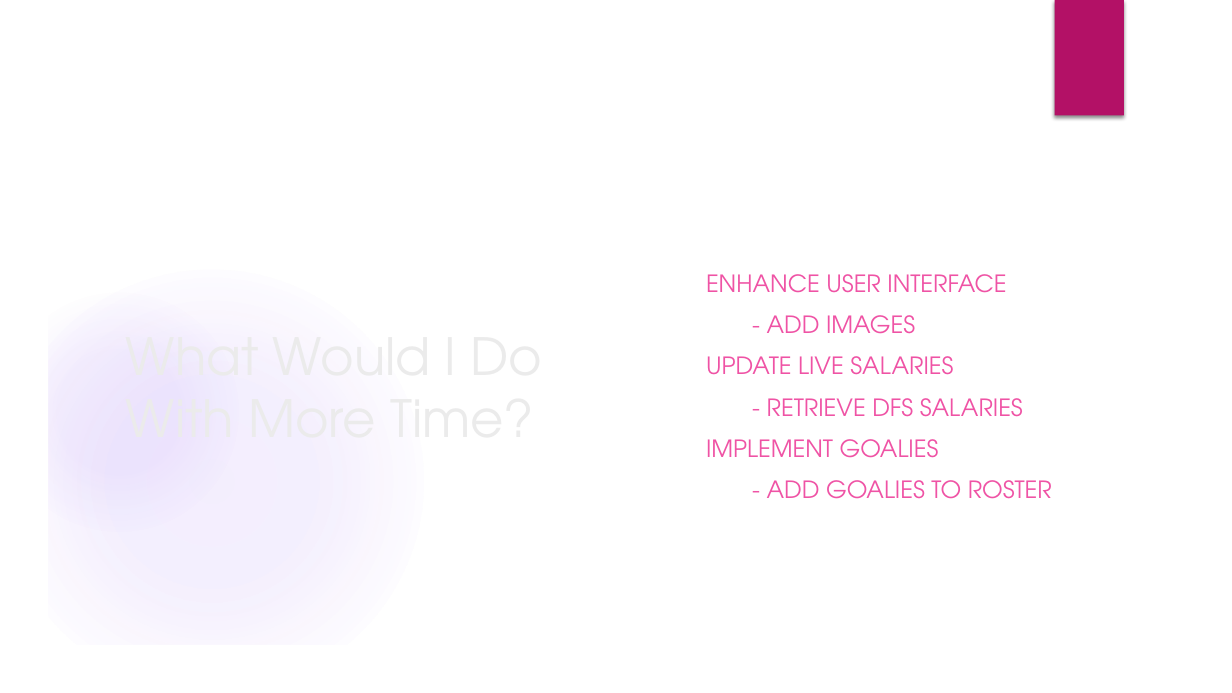
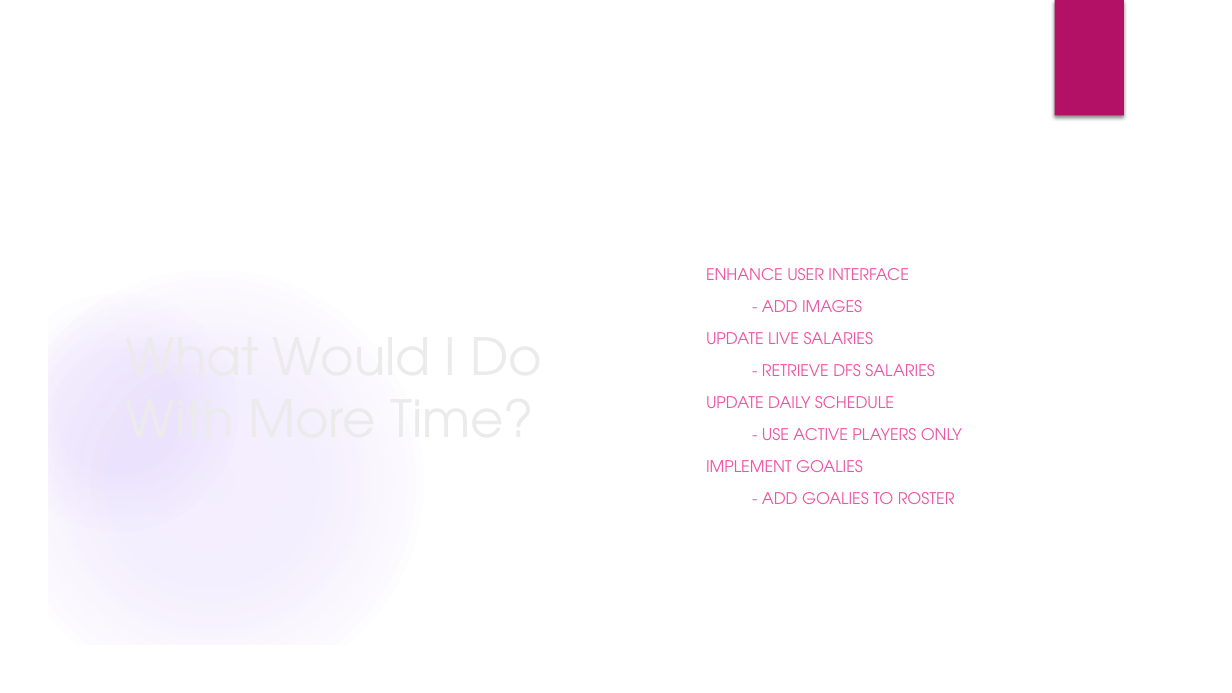
Before and after one commit to blairjdaniel/NHL_points_projection, a slide deck: slide 6 of files/powerpoint/nhl_recommender.pptx. Drawn at 1232x693 pixels with LibreOffice and Linux fonts; fonts in the diff are those of the drawing; background and template pictures are left out. Boxes give left, top, right and bottom in pixels: in the first picture for what was removed or moved away, otherwise in the second. Text is boxed around its words. In the diff, an @@ line names an element or a change of style, - is before the commit and + after.

```diff
--- a/files/powerpoint/nhl_recommender.pptx
+++ b/files/powerpoint/nhl_recommender.pptx
@@ text at (706, 268, 955, 504): size 18.5 to 12.5 pt in "ENHANCE USER INTERFACE", "- ADD IMAGES", "UPDATE LIVE SALARIES", "- RETRIEVE DFS SALARIES" and 2 more places @@
@@ text at (706, 396, 962, 440): paragraphs added @@
+UPDATE DAILY SCHEDULE
+- USE ACTIVE PLAYERS ONLY
```
Also in this commit, not shown: 1 other slide changed, 12 other files.
